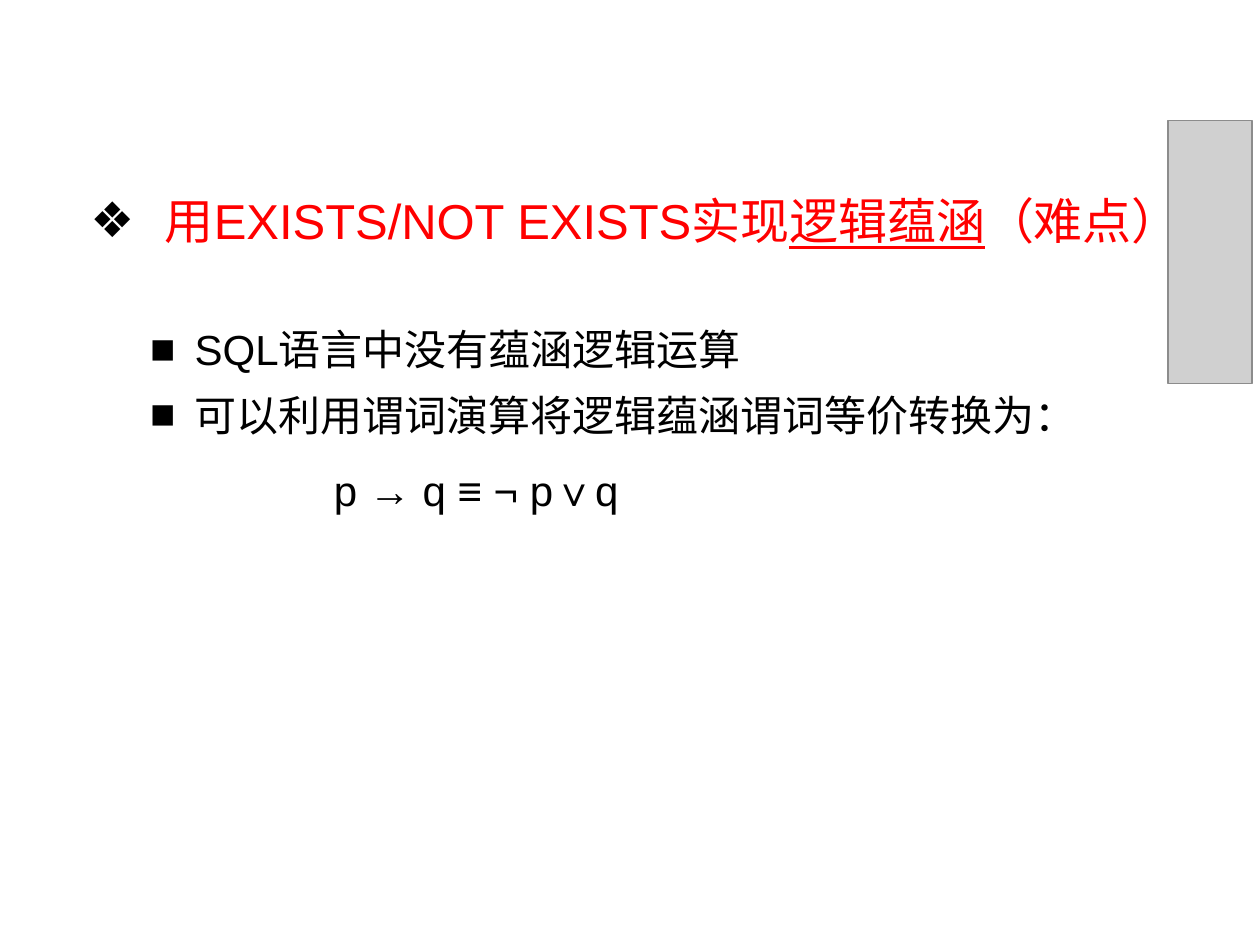
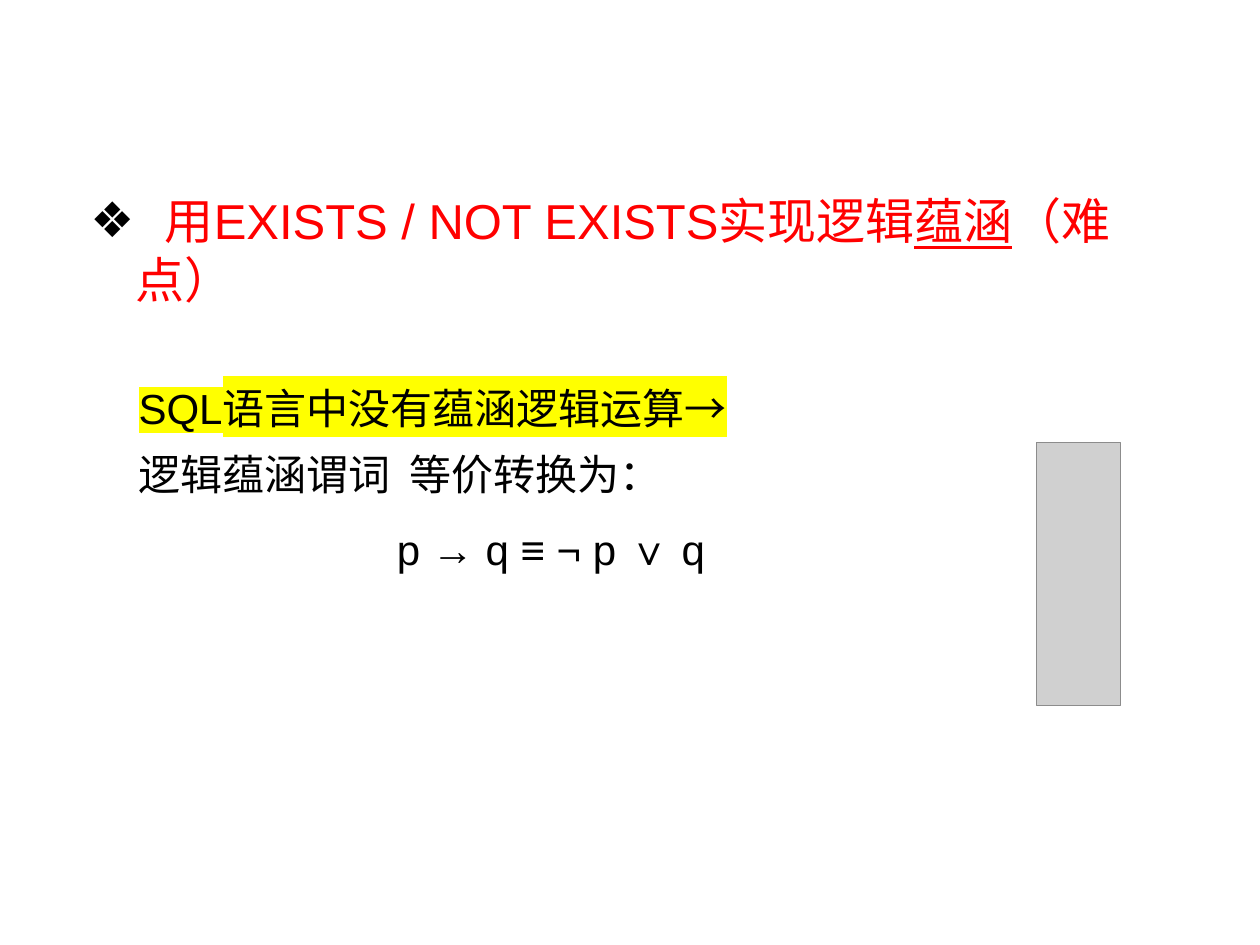
Before and after one commit to HBU/DataBase, a slide deck: slide 54 of PPT/PPT2020/DB第03章（2）-2020.pptx (slide 53 before the commit). Drawn at 1260x945 pixels with LibreOffice and Linux fonts; fonts in the diff are those of the drawing; grey boxes stand for pictures; background and template pictures are left out. Boxes give left, top, right and bottom in pixels: in the first picture for what was removed or moved away, otherwise in the second. Text is boxed around its words. In the diff, an @@ line names an element or a change of style, - is before the commit and + after.

```diff
--- a/PPT/PPT2020/DB第03章（2）-2020.pptx
+++ b/PPT/PPT2020/DB第03章（2）-2020.pptx
@@ text at <box>135,201,1110,573</box>: text changed @@
-❖ 用EXISTS/NOT EXISTS实现逻辑蕴涵（难点）
-  ■ SQL语言中没有蕴涵逻辑运算
-  ■ 可以利用谓词演算将逻辑蕴涵谓词等价转换为：
-p → q ≡ ¬ p∨q
+❖ 用EXISTS / NOT EXISTS实现逻辑蕴涵（难点）
+  SQL语言中没有蕴涵逻辑运算→
+  逻辑蕴涵谓词 等价转换为：
+p → q ≡ ¬ p ∨ q
@@ picture: place and size @@
-picture at <box>1168,121,1252,383</box>
+picture at <box>1037,442,1121,704</box>
```
Also in this commit, not shown: 17 other slides changed, 2 slides added, 3 other files.
